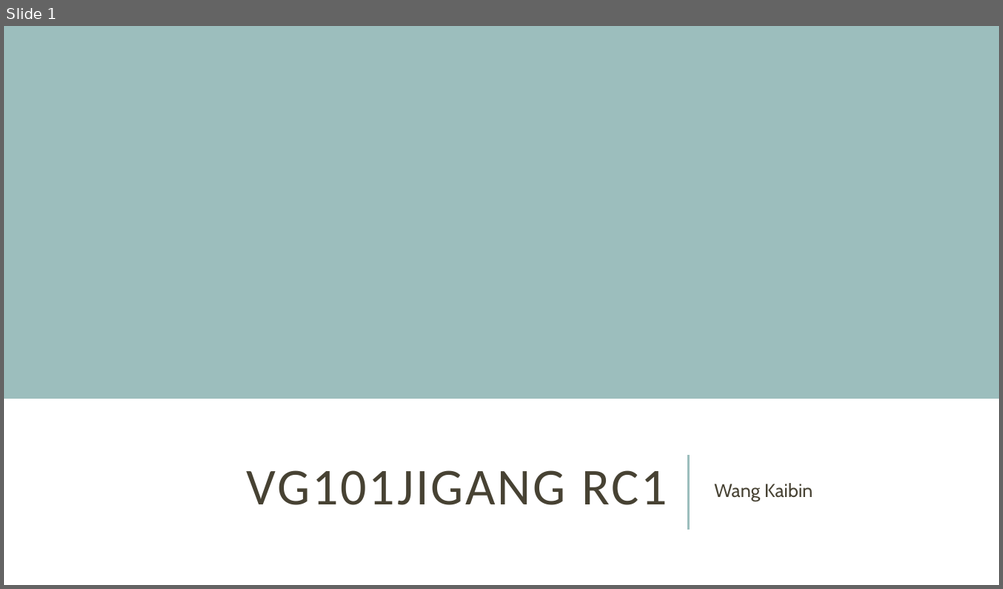
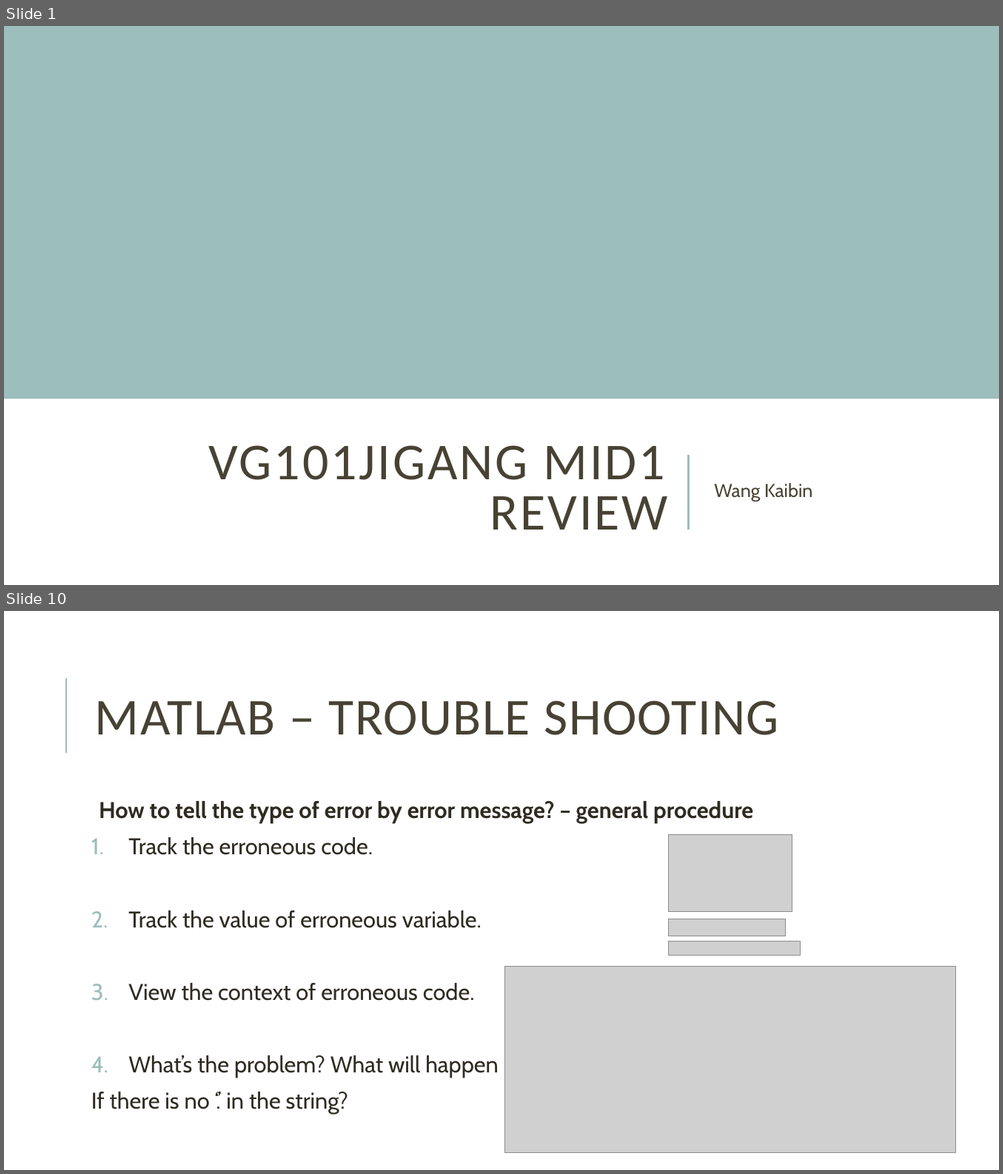
Before and after one commit to kevin-wang-2/Jigang-VG101-RC-for-Matlab, a slide deck: Big RC/VG101Jigang Mid1 WKB.pptx. Shown one above the other, each under a label of ours: slide 1 before the commit, slides 1 and 10 after it; the slides between them are not shown. The pictures are 1003x589 and 1003x1174 pixels, drawn with LibreOffice and Linux fonts; fonts in the diff are those of the drawing; grey boxes stand for pictures. Boxes give left, top, right and bottom in pixels: in the first picture for what was removed or moved away, otherwise in the second. Text is boxed around its words. In the diff, an @@ line names an element or a change of style, - is before the commit and + after.

```diff
--- a/Big RC/VG101Jigang Mid1 WKB.pptx
+++ b/Big RC/VG101Jigang Mid1 WKB.pptx
@@ slide 10 added at (x1=4, y1=611, x2=999, y2=1170), background #FFFFFF @@
@@ line added from (66, 753) to (66, 678), #9CBEBD 1.5 pt @@
@@ title added at (x1=95, y1=701, x2=779, y2=735), 50 pt, text #474233 @@
+MATLAB – TROUBLE SHOOTING
@@ text added at (x1=91, y1=801, x2=753, y2=1114), 22 pt, text #2E2B21 @@
+  How to tell the type of error by error message? – general procedure
+1. Track the erroneous code.
+2. Track the value of erroneous variable.
+3. View the context of erroneous code.
+4. What’s the problem? What will happen
+If there is no ‘.’ in the string?
@@ picture added at (x1=668, y1=834, x2=793, y2=911) @@
@@ picture added at (x1=668, y1=919, x2=785, y2=937) @@
@@ picture added at (x1=668, y1=942, x2=800, y2=956) @@
@@ picture added at (x1=505, y1=967, x2=956, y2=1153) @@
@@ slide 1 changed as well @@
@@ title at (x1=208, y1=446, x2=668, y2=530): text changed @@
-VG101JIGANG RC1
+VG101JIGANG MID1 REVIEW
```
Also in this commit, not shown: 3 other slides changed, 11 other slides added, 18 slides removed.
